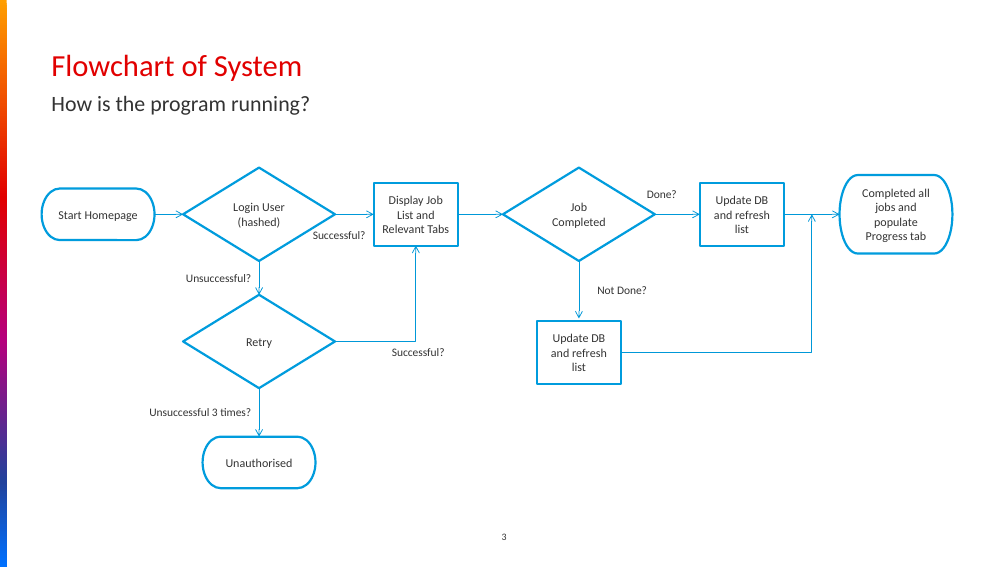
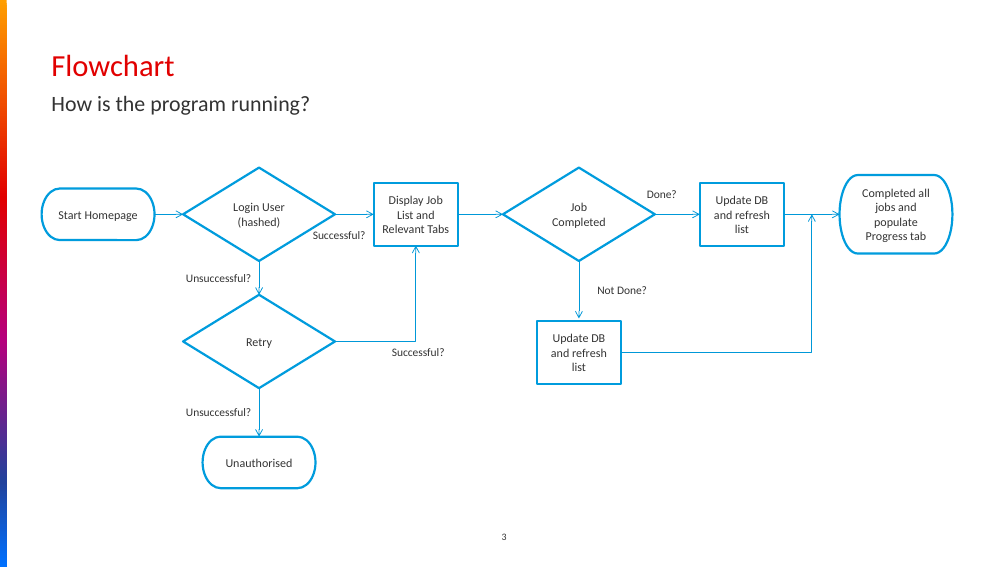
Before and after one commit to alexceltare2/TeamRocketOracle, a slide deck: slide 3 of docs/Presentation.pptx. Drawn at 1008x567 pixels with LibreOffice and Linux fonts; fonts in the diff are those of the drawing; background and template pictures are left out. Boxes give left, top, right and bottom in pixels: in the first picture for what was removed or moved away, otherwise in the second. Text is boxed around its words. In the diff, an @@ line names an element or a change of style, - is before the commit and + after.

Commit message:
updated presentation

```diff
--- a/docs/Presentation.pptx
+++ b/docs/Presentation.pptx
@@ title at <box>51,54,310,115</box>: text changed @@
-Flowchart of System
-How is the program running?
+Flowchart
+How is the program running?
@@ text at <box>186,408,251,416</box>: text changed @@
-Unsuccessful 3 times?
+Unsuccessful?
```
Also in this commit, not shown: 1 other slide changed, 1 slide added, 1 slide removed.
